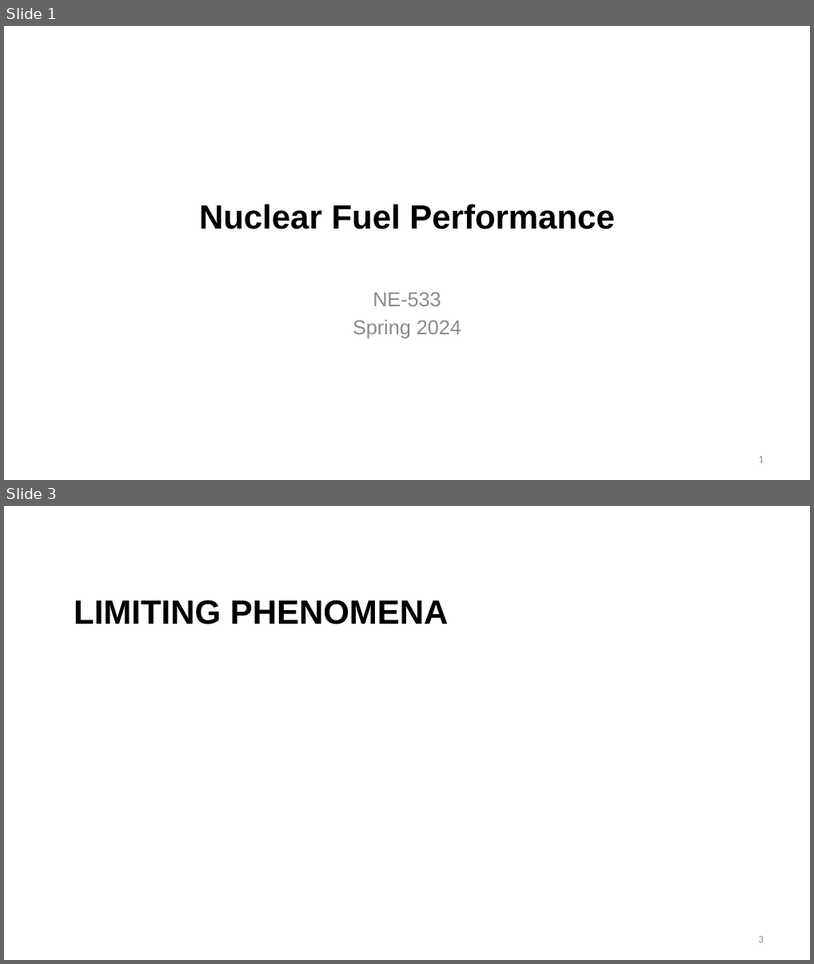
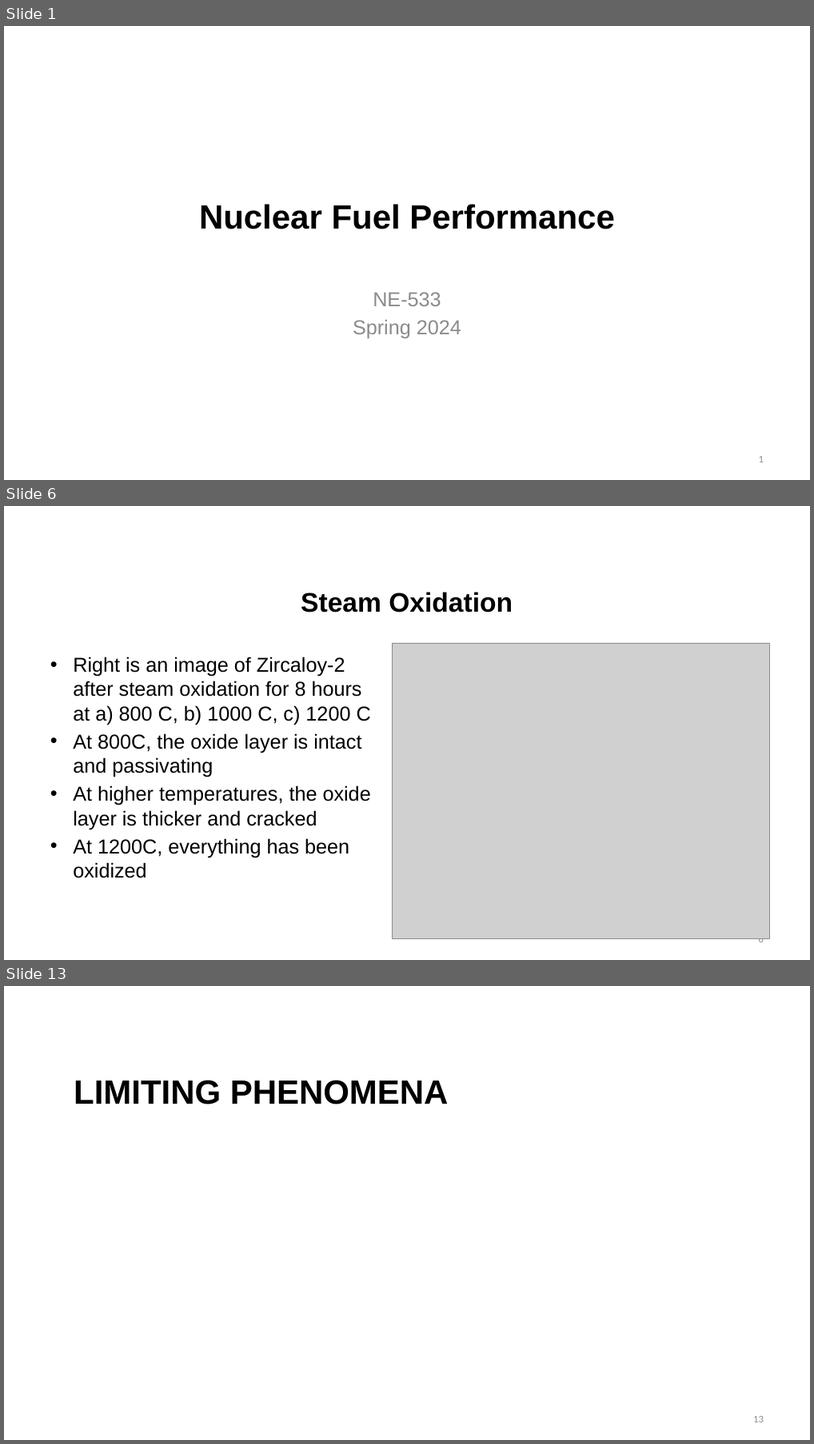
Before and after one commit to benbeeler/TEACHING, a slide deck: Nuclear_Fuel_Performance/NE533_Spring2024/Section4/Lec18_Limits_WaterChem.pptx. Shown one above the other, each under a label of ours: slides 1 and 3 before the commit, slides 1, 6 and 13 after it; the slides between them are not shown. The pictures are 814x964 and 814x1444 pixels, drawn with LibreOffice and Linux fonts; fonts in the diff are those of the drawing; grey boxes stand for pictures; background and template pictures are left out. Boxes give left, top, right and bottom in pixels: in the first picture for what was removed or moved away, otherwise in the second. Text is boxed around its words. In the diff, an @@ line names an element or a change of style, - is before the commit and + after.

```diff
--- a/Nuclear_Fuel_Performance/NE533_Spring2024/Section4/Lec18_Limits_WaterChem.pptx
+++ b/Nuclear_Fuel_Performance/NE533_Spring2024/Section4/Lec18_Limits_WaterChem.pptx
@@ slide 6 added at (4, 506, 810, 960), background #FFFFFF @@
@@ title added at (301, 592, 513, 612), 32 pt, text #000000, bold @@
+Steam Oxidation
@@ picture added at (392, 643, 770, 939) @@
@@ text added at (73, 656, 371, 878), 24 pt, text #000000 @@
+• Right is an image of Zircaloy-2 after steam oxidation for 8 hours at a) 800 C, b) 1000 C, c) 1200 C
+• At 800C, the oxide layer is intact and passivating
+• At higher temperatures, the oxide layer is thicker and cracked
+• At 1200C, everything has been oxidized
@@ page number added at (759, 938, 764, 945), 12 pt, text #8C8C8C @@
+6
@@ what was slide 3 is now slide 13 @@
@@ page number at (754, 1416, 764, 1422): text changed @@
-3
+13
```
Also in this commit, not shown: 6 slides changed, 11 other slides added, 14 other files.
